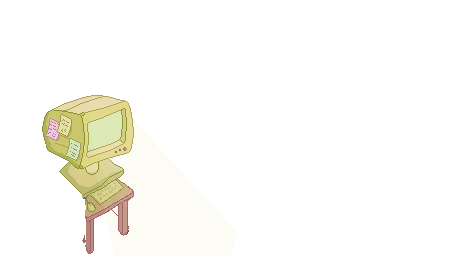
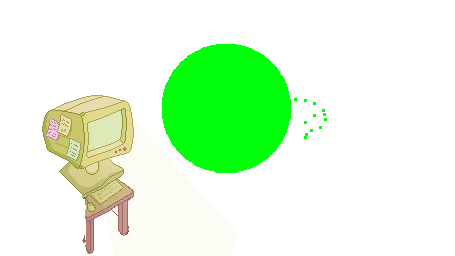
Layers edited between the first and the second 455px x 256px image:
added layer "Laag 2" in group "LineArt" over <box>162,44,327,173</box>
